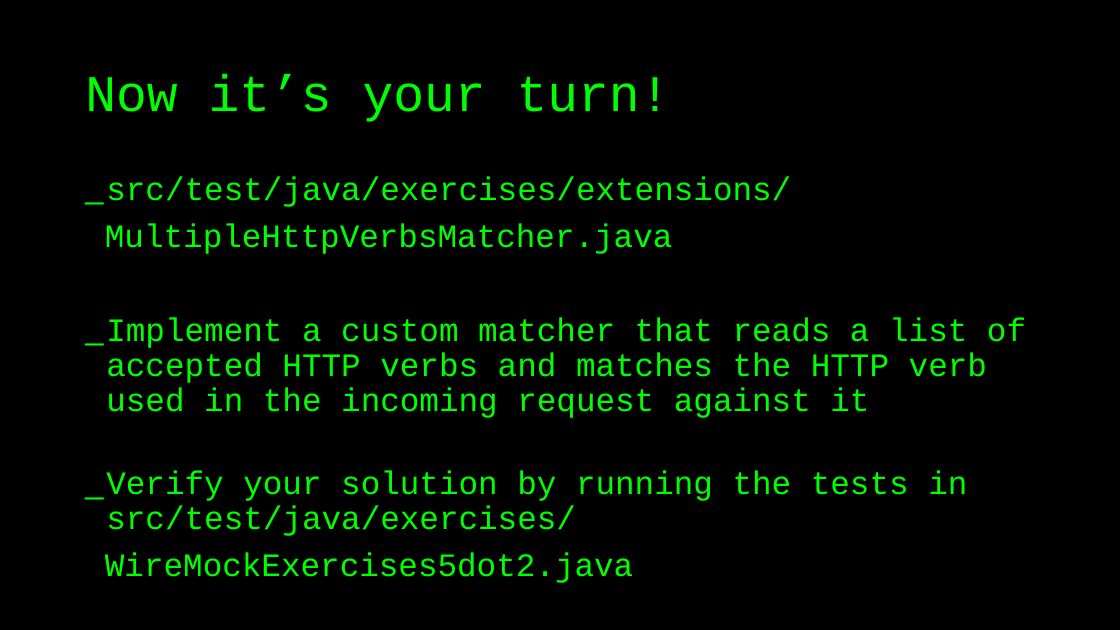
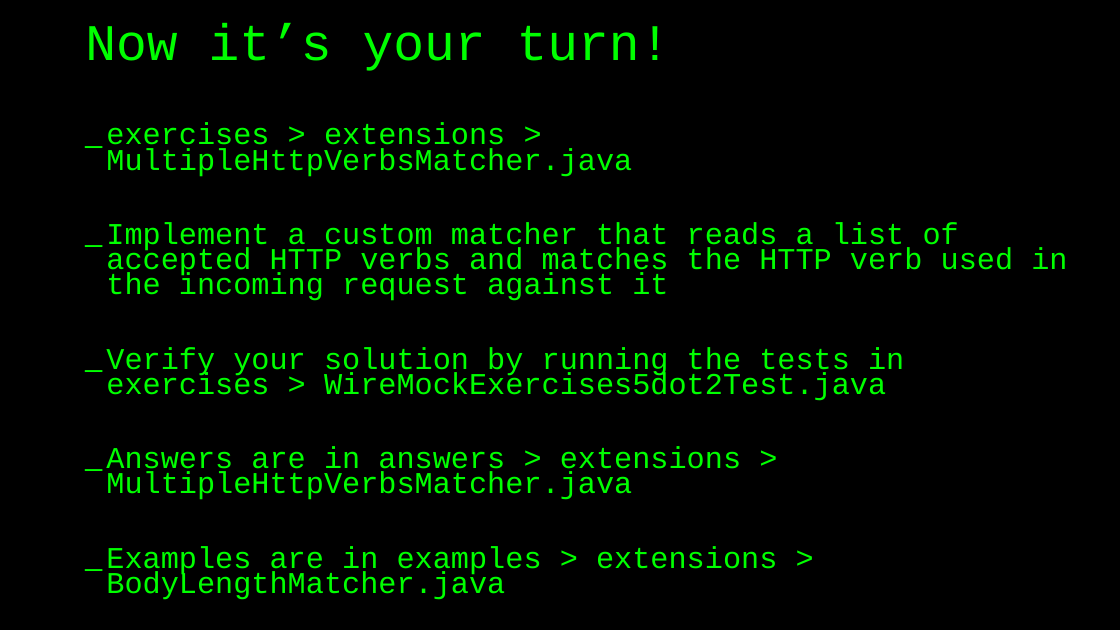
Before and after one commit to basdijkstra/wiremock-workshop, a slide deck: slide 65 of wiremock_workshop.pptx (slide 59 before the commit). Drawn at 1120x630 pixels with LibreOffice and Linux fonts; fonts in the diff are those of the drawing. Boxes give left, top, right and bottom in pixels: in the first picture for what was removed or moved away, otherwise in the second. Text is boxed around its words. In the diff, an @@ line names an element or a change of style, - is before the commit and + after.

```diff
--- a/wiremock_workshop.pptx
+++ b/wiremock_workshop.pptx
@@ title "Now it’s your turn!": place and size @@
-title "Now it’s your turn!" at bbox=[85, 73, 671, 122]
+title "Now it’s your turn!" at bbox=[85, 22, 671, 71]
@@ text "exercises > extensions > MultipleHttpVerbsMatcher.java": place and size @@
-text "exercises > extensions > MultipleHttpVerbsMatcher.java" at bbox=[105, 176, 1026, 583]
+text "exercises > extensions > MultipleHttpVerbsMatcher.java" at bbox=[106, 122, 1067, 600]
@@ text at bbox=[106, 122, 632, 177]: text changed; size 28 to 25.9 pt @@
-_ src/test/java/exercises/extensions/
-MultipleHttpVerbsMatcher.java
+_ exercises > extensions > MultipleHttpVerbsMatcher.java
@@ text at bbox=[106, 222, 1067, 301]: size 28 to 25.9 pt in "Implement a custom matcher that reads a ..."; line spacing 0.9 to 0.7 @@
@@ text at bbox=[106, 347, 904, 600]: text changed; size 28 to 25.9 pt @@
-_ Verify your solution by running the tests in src/test/java/exercises/
-WireMockExercises5dot2.java
+_ Verify your solution by running the tests in exercises > WireMockExercises5dot2Test.java
+_ Answers are in answers > extensions > MultipleHttpVerbsMatcher.java
+_ Examples are in examples > extensions > BodyLengthMatcher.java
```
Also in this commit, not shown: 18 other slides changed, 7 slides added, 1 slide removed, 2 other files.
